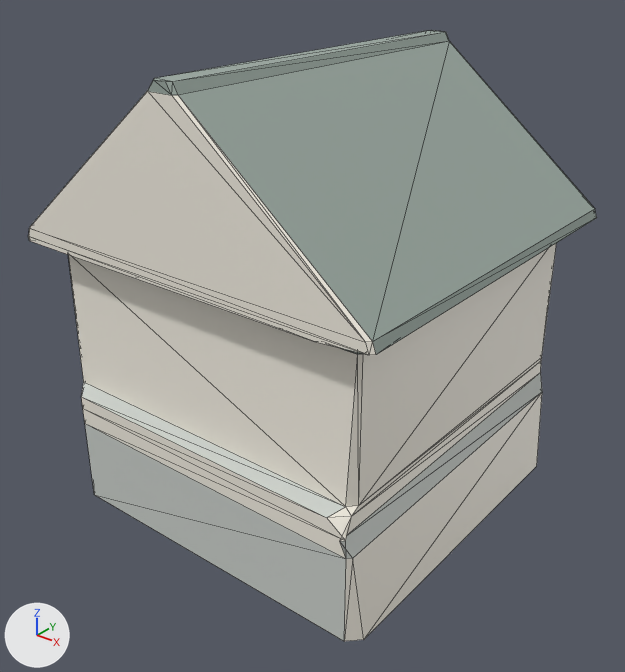
The glTF model docs/univers/archipeo/batiments/modeles/5e-batiment-cabane-de-sema/loin.glb: old version first, new version second.
Before and after are seen from a 50 mm lens placed at (1.062, -1.298, 1.172), pointed at (0.02, 0.005, 0.364). Every picture has the same lights, and +X, +Y and +Z are marked at lower left. The older version comes first. Mesh edges are drawn as thin lines. Vertices at exactly the same position are counted once.

In view in the first picture: 'loin'.
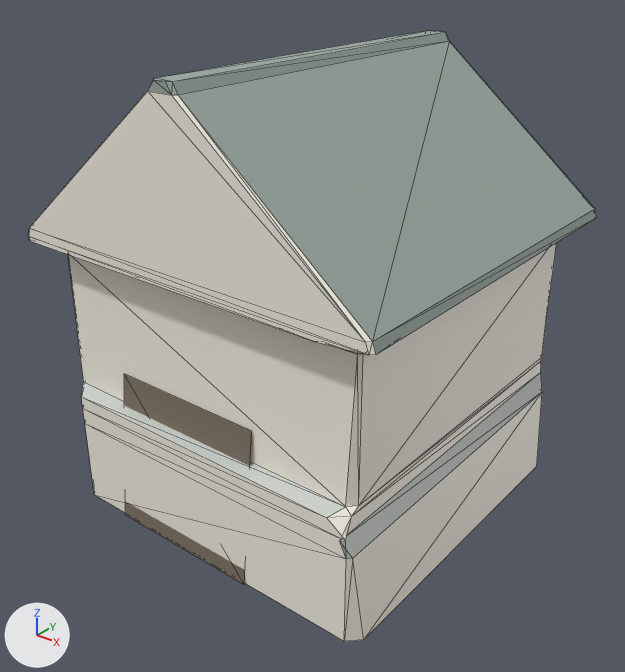
Location of each change, (x1, y1, x2, y2) in pixels of the pictures (625 x 672 px):
```json
{"part": 1, "of": "me_loin", "change": "added", "after": [124, 374, 252, 584]}
{"part": 2, "of": "me_loin", "change": "recoloured", "before": [85, 348, 363, 641], "after": [85, 348, 363, 641], "on screen": "grey to white"}
```

Scene script edits in JSON lines:
```json
{"block": "me_loin", "where": "# used by ob_loin; location = (0.0, 0.0, 0.0)"}
{"block": "me_loin", "where": "# verts and faces of me_loin; kept vertices keep their numbers, new ones are numbered from 104"}
{"op": "remove", "block": "me_loin", "code": "me_loin.from_pydata(...)  # 104 vertices, 198 faces; spans x -0.425..0.426, y -0.361..0.473, z 0.0..0.94"}
{"op": "add", "block": "me_loin", "code": "me_loin.from_pydata(...)  # 108 vertices, 200 faces; spans x -0.425..0.426, y -0.361..0.473, z 0.0..0.94"}
{"block": "me_loin", "change": "me_loin part 1"}
{"op": "add", "block": "me_loin", "code": "verts[104] = (-0.211, -0.358, 0.0)  # pixel (125, 514)"}
{"op": "add", "block": "me_loin", "code": "verts[105] = (0.14, -0.358, 0.0)  # pixel (244, 584)"}
{"op": "add", "block": "me_loin", "code": "verts[106] = (0.14, -0.321, 0.333)  # pixel (251, 431)"}
{"op": "add", "block": "me_loin", "code": "verts[107] = (-0.211, -0.321, 0.333)  # pixel (124, 373)"}
{"op": "add", "block": "me_loin", "code": "faces += [(104, 105, 107), (105, 106, 107)]"}
{"block": "me_loin", "change": "me_loin part 2: 24 kept faces spanning x -0.371..0.38, y -0.354..0.416, z 0.0..0.574 get new vertex colours; the middle colour goes from grey #9daba3 to white #f4efe3"}
```
